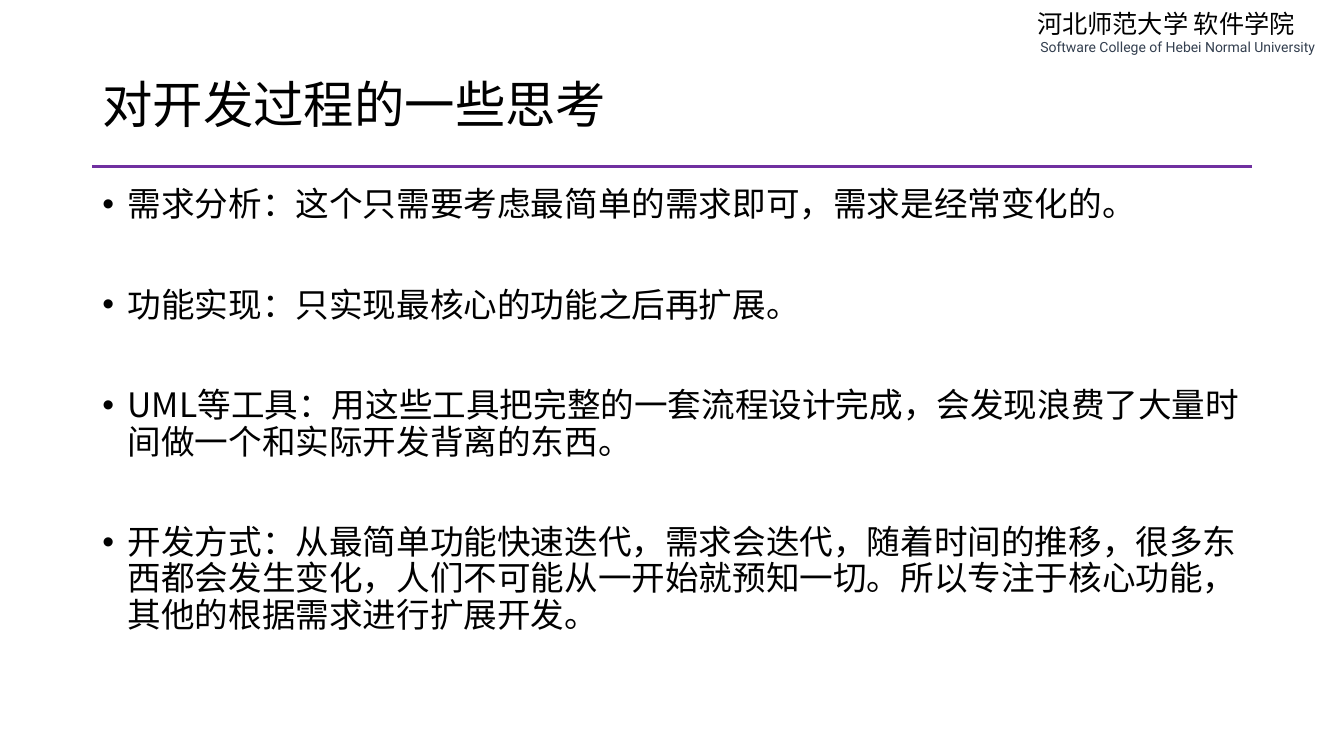
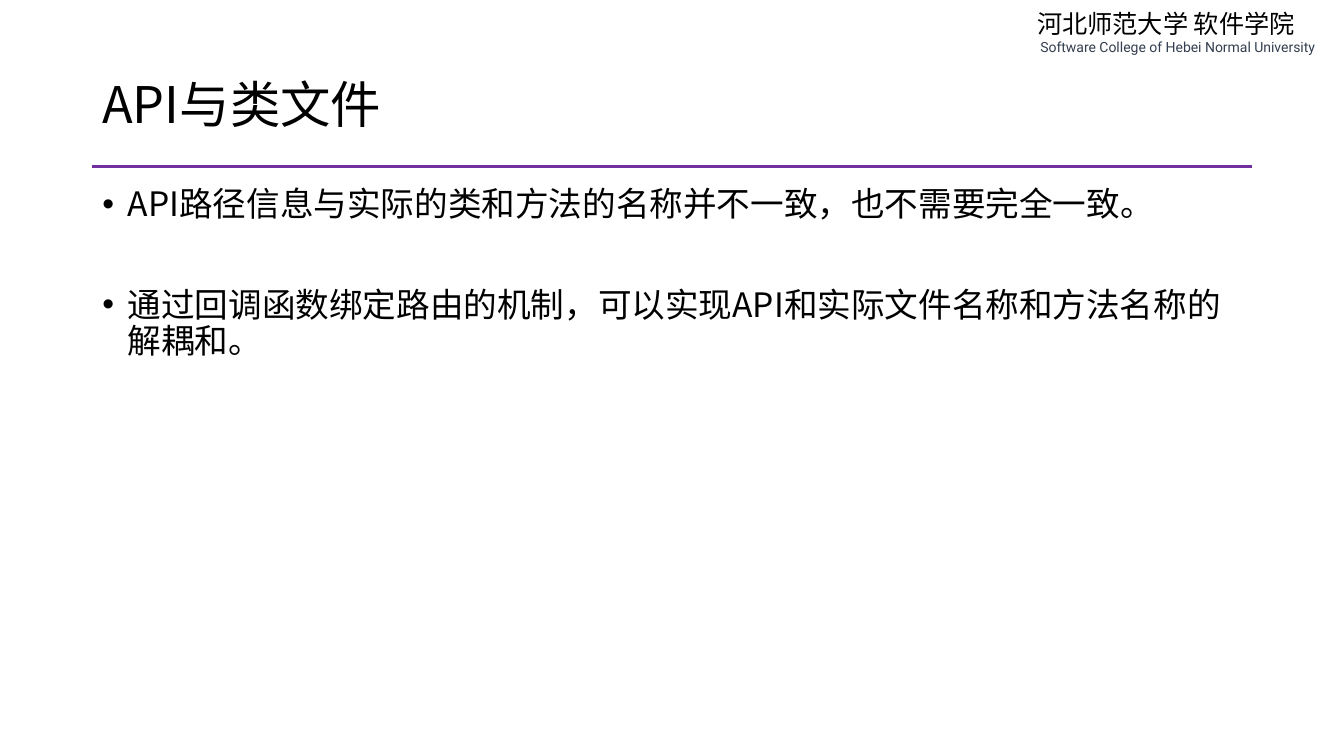
Before and after one commit to edu2act/course-php-serverside-development-on-linux, a slide deck: slide 6 of materials/slides/ch13-wcms-content-management.pptx (slide 5 before the commit). Drawn at 1344x756 pixels with LibreOffice and Linux fonts; fonts in the diff are those of the drawing. Boxes give left, top, right and bottom in pixels: in the first picture for what was removed or moved away, otherwise in the second. Text is boxed around its words. In the diff, an @@ line names an element or a change of style, - is before the commit and + after.

```diff
--- a/materials/slides/ch13-wcms-content-management.pptx
+++ b/materials/slides/ch13-wcms-content-management.pptx
@@ title at (x1=102, y1=80, x2=381, y2=127): text changed @@
-对开发过程的一些思考
+API与类文件
@@ text at (x1=128, y1=187, x2=1221, y2=356): text changed @@
-• 需求分析：这个只需要考虑最简单的需求即可，需求是经常变化的。
-• 功能实现：只实现最核心的功能之后再扩展。
-• UML等工具：用这些工具把完整的一套流程设计完成，会发现浪费了大量时间做一个和实际开发背离的东西。
-• 开发方式：从最简单功能快速迭代，需求会迭代，随着时间的推移，很多东西都会发生变化，人们不可能从一开始就预知一切。所以专注于核心功能，其他的根据需求进行扩展开发。
+• API路径信息与实际的类和方法的名称并不一致，也不需要完全一致。
+• 通过回调函数绑定路由的机制，可以实现API和实际文件名称和方法名称的解耦和。
```
Also in this commit, not shown: 6 slides added, 5 slides removed, 8 other files.
